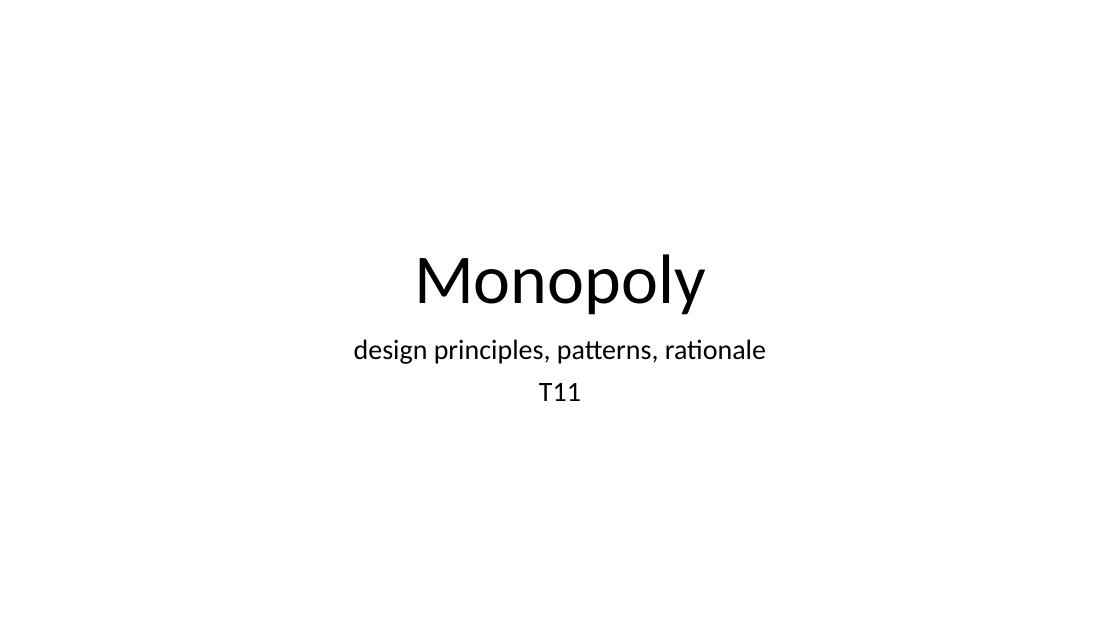
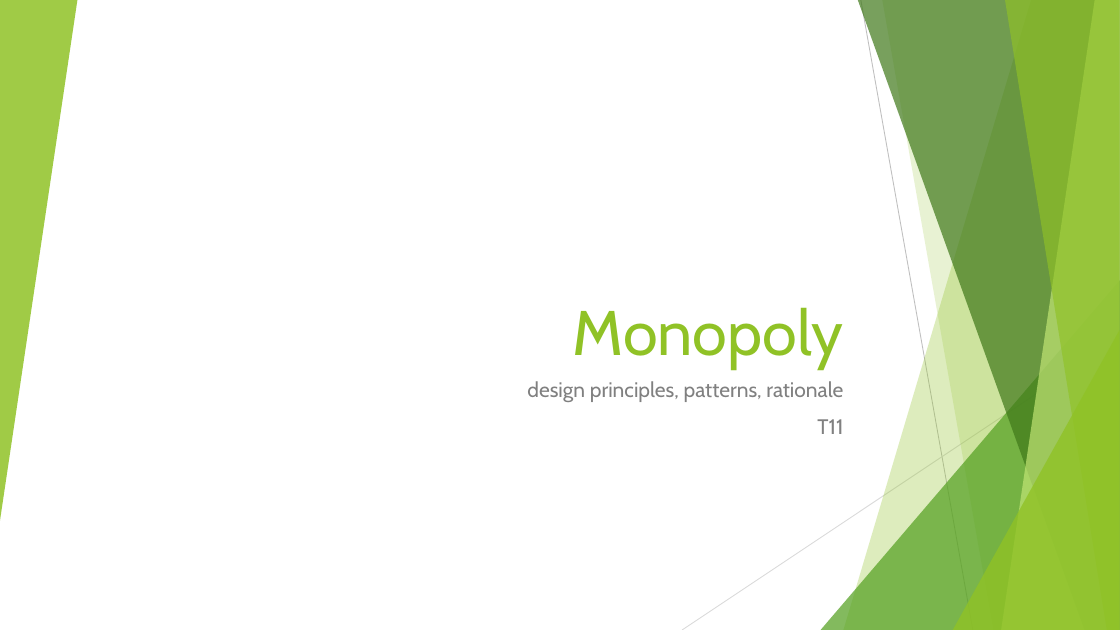
Before and after one commit to sahandri/Monopoly-Game-T11, a slide deck: slide 1 of Monopoly.pptx. Drawn at 1120x630 pixels with LibreOffice and Linux fonts; fonts in the diff are those of the drawing. Boxes give left, top, right and bottom in pixels: in the first picture for what was removed or moved away, otherwise in the second. Text is boxed around its words. In the diff, an @@ line names an element or a change of style, - is before the commit and + after.

```diff
--- a/Monopoly.pptx
+++ b/Monopoly.pptx
@@ group added at <box>0,0,1120,630</box>: 5 freeform shapes, 3 triangles, 2 lines @@
@@ title "Monopoly": place and size @@
-title "Monopoly" at <box>414,254,706,315</box>
+title "Monopoly" at <box>573,307,844,369</box>
@@ title "Monopoly" at <box>573,307,844,369</box>: size 60 to 54 pt, font Calibri to Cabin, text colour #000000 to #90C226; alignment centre to right; line spacing 0.9 to 1 @@
@@ subtitle "design principles, patterns, rationale": place and size @@
-subtitle "design principles, patterns, rationale" at <box>354,339,766,401</box>
+subtitle "design principles, patterns, rationale" at <box>527,381,843,434</box>
@@ subtitle "design principles, patterns, rationale" at <box>527,381,843,434</box>: size 24 to 18 pt, font Calibri to Cabin, text colour #000000 to #808080; alignment centre to right; line spacing 0.9 to 1 @@
```
Also in this commit, not shown: 1 other slide changed, 1 slide added, 1 slide removed.
